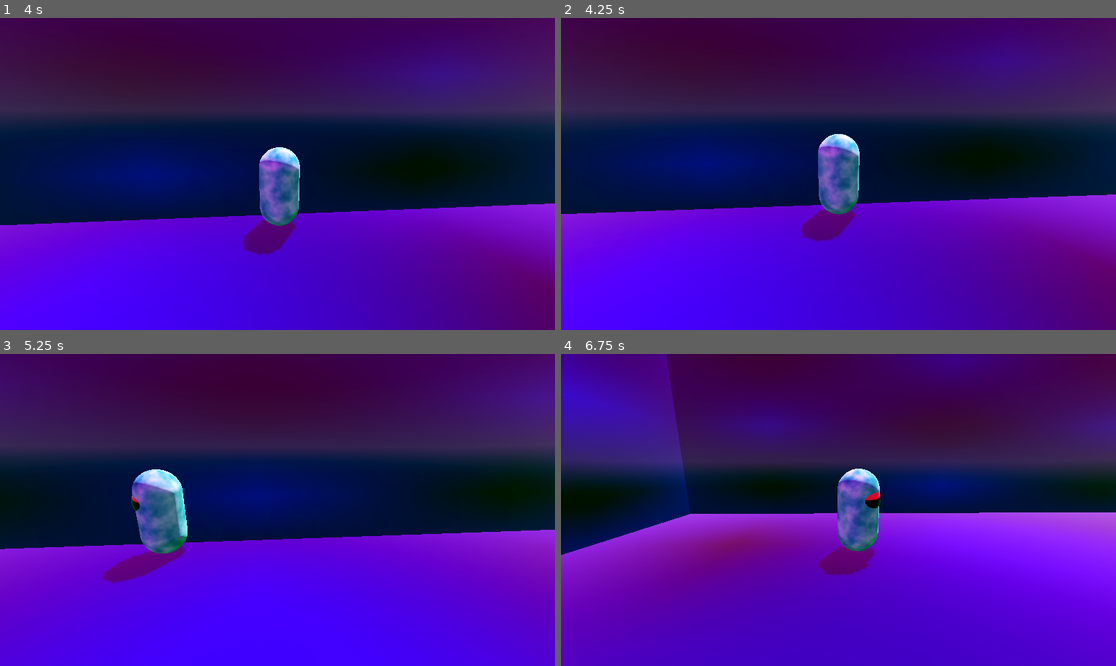
Above: before the commit, frames 1-4 (two rows, left to right).
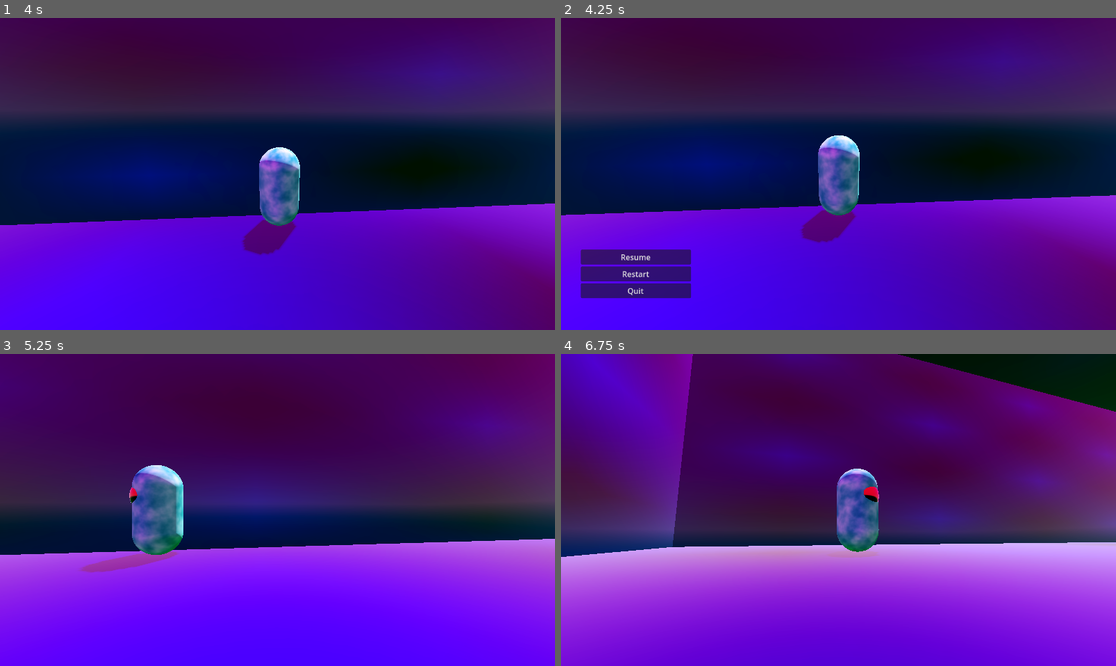
Above: after the commit, the same moments.

Repository: heycrisp/Godot-Cookbook
Game: Godot game, scene res://third-person-controller/demo.tscn
Same seed, same stepped clock (60 frames per second), same inputs: the game is played once before the commit and once after it. The project has no main scene, so this scene is started directly.
Inputs (mouse positions are in pixels of both pictures, inside the frame that each line leads up to):
- Up to frame 1 (4 s): move the mouse to (305, 174) at 0.52 s; hold Shift (dash) 0.53-1.28 s; hold W (move_up) from 0.53 s (still down); tap Space (jump) at 0.77, 1.52, 3.02, 3.77 s; move the mouse to (249, 174) at 1.27 s; tap Down (look_down) at 1.35 s; move the mouse to (288, 167) at 2.02 s; tap Left (look_left) at 2.1 s; move the mouse to (271, 180) at 2.77 s; tap Right (look_right) at 2.85 s; move the mouse to (316, 177) at 3.52 s; tap Up (look_up) at 3.6 s
- Up to frame 2 (4.25 s): keep holding W (move_up); tap Escape (pause) at 4.15 s
- Up to frame 3 (5.25 s): release W (move_up) at 4.25 s; click (72, 594) at 4.25 s, where only the run after the commit has a clickable "Resume"; tap Enter at 5 s; move the mouse to (111, 463) at 5.02 s; hold A (move_left) from 5.03 s (still down); tap Shift (dash) at 5.1 s
- Up to frame 4 (6.75 s): tap Space (jump) at 5.27 s; move the mouse to (866, 510) at 5.77 s; release A (move_left) at 5.78 s; hold S (move_down) 5.78-6.53 s; tap Down (look_down) at 5.85 s; move the mouse to (755, 432) at 6.52 s; hold D (move_right) from 6.53 s (still down); tap Left (look_left) at 6.6 s

Frame 1 is identical in both runs. In frame 2, 3.5% of the frame differs, in the area x 0-100%, y 37-90%; in frame 3, 56%; in frame 4, 86%, in the area x 0-100%, y 0-100%.

Commit message:
Add basic menu

Diff:
--- /dev/null
+++ b/third-person-controllers/menu/pause.gd
@@ -0,0 +1,27 @@
+extends Control
+
+func _ready() -> void:
+	unpause()
+
+func _process(_delta: float) -> void:
+	if Input.is_action_just_pressed("pause"):
+		if get_tree().paused:
+			unpause()
+		else:
+			pause()
+
+func pause():
+	get_tree().paused = true
+	show()
+	Input.set_mouse_mode(Input.MOUSE_MODE_VISIBLE)
+
+func unpause():
+	hide()
+	get_tree().paused = false
+	Input.set_mouse_mode(Input.MOUSE_MODE_CAPTURED)
+
+func quit():
+	get_tree().quit()
+
+func restart():
+	get_tree().reload_current_scene()
--- /dev/null
+++ b/third-person-controllers/menu/pause.tscn
@@ -0,0 +1,39 @@
+[gd_scene load_steps=2 format=3 uid="uid://cq1is8bcp5mri"]
+
+[ext_resource type="Script" uid="uid://cqs4nmp53tvui" path="res://menu/pause.gd" id="1_j0t7f"]
+
+[node name="Pause" type="Control"]
+process_mode = 3
+layout_mode = 3
+anchors_preset = 15
+anchor_right = 1.0
+anchor_bottom = 1.0
+grow_horizontal = 2
+grow_vertical = 2
+script = ExtResource("1_j0t7f")
+
+[node name="VBoxContainer" type="VBoxContainer" parent="."]
+layout_mode = 0
+offset_left = 41.0
+offset_top = 481.0
+offset_right = 270.0
+offset_bottom = 591.0
+
+[node name="ResumeButton" type="Button" parent="VBoxContainer"]
+layout_mode = 2
+focus_neighbor_top = NodePath("../QuitButton")
+text = "Resume"
+
+[node name="RestartButton" type="Button" parent="VBoxContainer"]
+layout_mode = 2
+text = "Restart
+"
+
+[node name="QuitButton" type="Button" parent="VBoxContainer"]
+layout_mode = 2
+focus_neighbor_bottom = NodePath("../ResumeButton")
+text = "Quit"
+
+[connection signal="pressed" from="VBoxContainer/ResumeButton" to="." method="unpause"]
+[connection signal="pressed" from="VBoxContainer/RestartButton" to="." method="restart"]
+[connection signal="pressed" from="VBoxContainer/QuitButton" to="." method="quit"]
--- a/third-person-controllers/project.godot
+++ b/third-person-controllers/project.godot
@@ -47,6 +47,7 @@
 pause={
 "deadzone": 0.2,
 "events": [Object(InputEventKey,"resource_local_to_scene":false,"resource_name":"","device":-1,"window_id":0,"alt_press …(195 unchanged characters)…
+, Object(InputEventJoypadButton,"resource_local_to_scene":false,"resource_name":"","device":-1,"button_index":6,"pressure":0.0,"pressed":false,"script":null)
 ]
 }
 move_left={
--- a/third-person-controllers/third-person-controller/demo.tscn
+++ b/third-person-controllers/third-person-controller/demo.tscn
@@ -1,7 +1,7 @@
 [gd_scene load_steps=8 format=3 uid="uid://dnajd06eujhut"]
 
-[ext_resource type="Script" uid="uid://dxsjn015y824s" path="res://third-person-controller/demo.gd" id="1_ss3lw"]
 [ext_resource type="PackedScene" uid="uid://oxyumaw1iadk" path="res://third-person-controller/third-person-controller.tscn" id="1_vyiun"]
+[ext_resource type="PackedScene" uid="uid://cq1is8bcp5mri" path="res://menu/pause.tscn" id="2_ss3lw"]
 
 [sub_resource type="ProceduralSkyMaterial" id="ProceduralSkyMaterial_s0h5f"]
 sky_top_color = Color(0.741721, 0.0816152, 0.656019, 1)
@@ -26,7 +26,8 @@
 roughness = 0.0
 
 [node name="Demo" type="Node3D"]
-script = ExtResource("1_ss3lw")
+
+[node name="Menu" parent="." instance=ExtResource("2_ss3lw")]
 
 [node name="Env" type="Node" parent="."]
 
--- a/third-person-controllers/third-person-controller/third-person-controller.tscn
+++ b/third-person-controllers/third-person-controller/third-person-controller.tscn
@@ -64,7 +64,6 @@
 transform = Transform3D(1, 0, 0, 0, 0.965926, 0.258819, 0, -0.258819, 0.965926, 0, 0, 0)
 
 [node name="SpringArm3D" type="SpringArm3D" parent="Twist/Pitch"]
-transform = Transform3D(1, 0, 0, 0, 1, 0, 0, 0, 1, 0, 0, 0)
 shape = SubResource("SeparationRayShape3D_yid2g")
 spring_length = 5.0
 
Not shown, added: third-person-controllers/menu/pause.gd.uid
